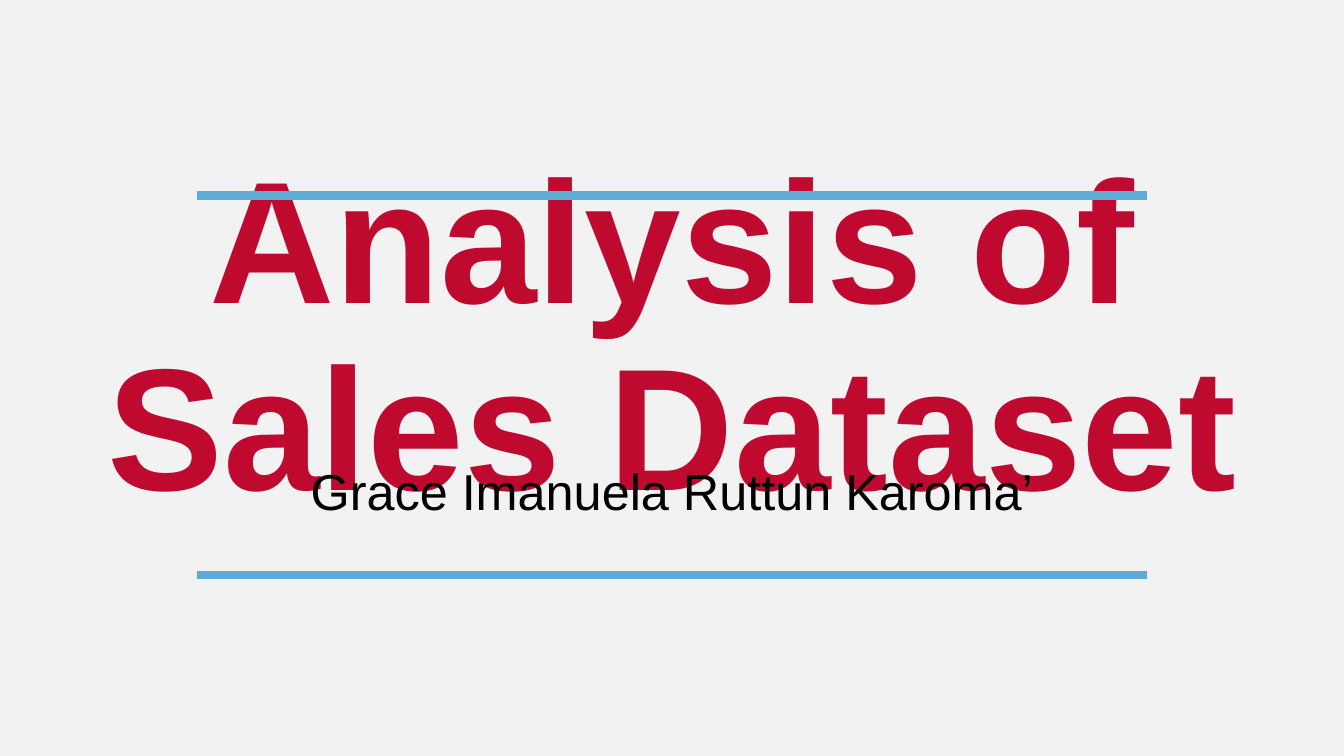
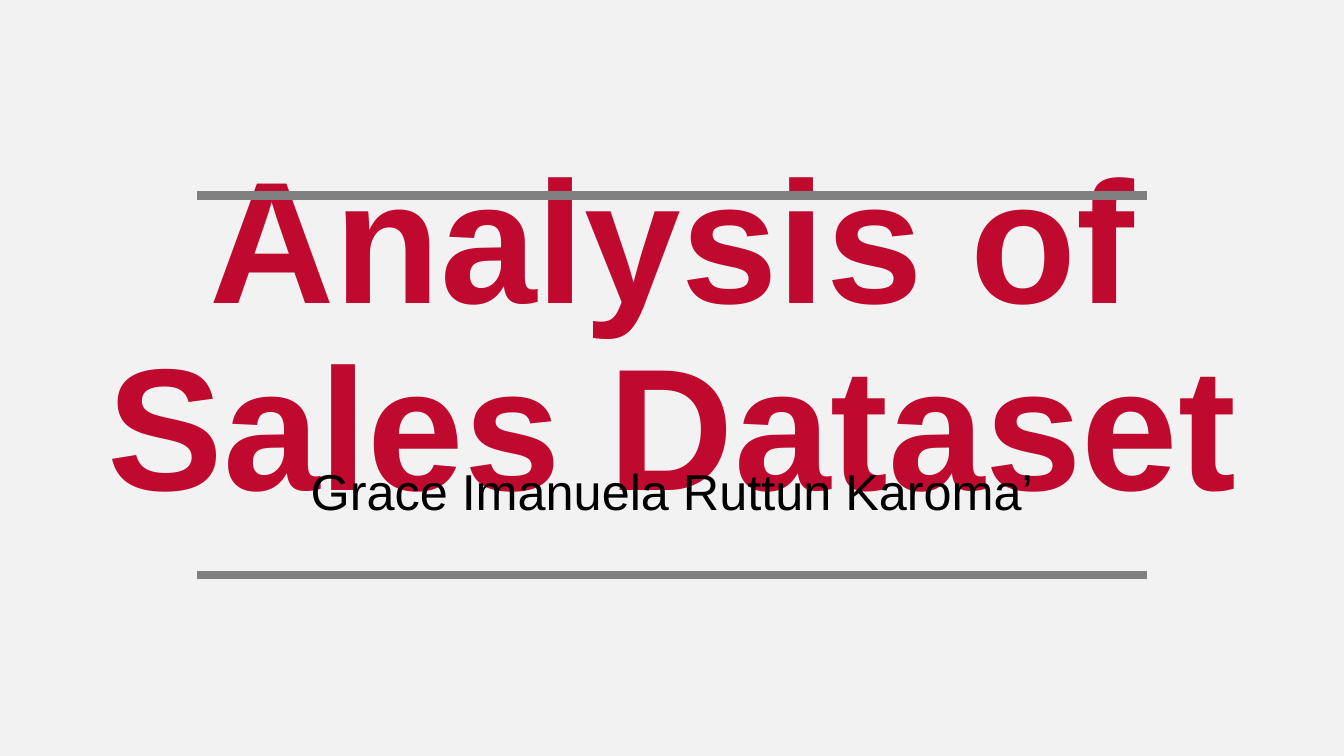
Before and after one commit to gracekaroma/analysis-of-sales-dataset, a slide deck: slide 1 of Analysis of Sales Dataset.pptx. Drawn at 1344x756 pixels with LibreOffice and Linux fonts; fonts in the diff are those of the drawing. Boxes give left, top, right and bottom in pixels: in the first picture for what was removed or moved away, otherwise in the second. Text is boxed around its words. In the diff, an @@ line names an element or a change of style, - is before the commit and + after.

Commit message:
Add analysis final power point

```diff
--- a/Analysis of Sales Dataset.pptx
+++ b/Analysis of Sales Dataset.pptx
@@ line (197, 196) - (1147, 196): stroke #5EABD6 6 pt to #808080 6 pt @@
@@ line (197, 575) - (1147, 575): stroke #5EABD6 6 pt to #808080 6 pt @@
```
Also in this commit, not shown: 6 other slides changed, 16 slides added, 2 slides removed.
